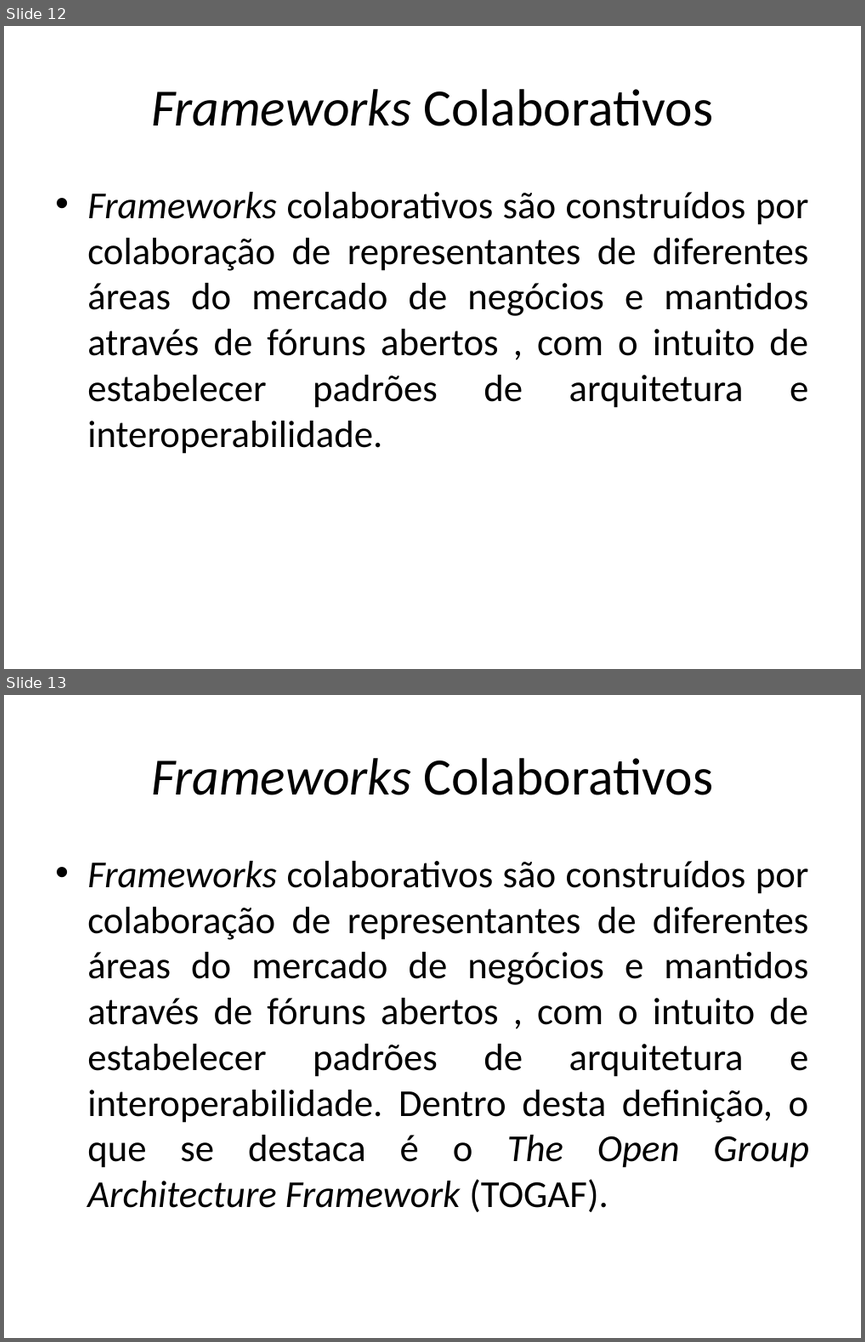
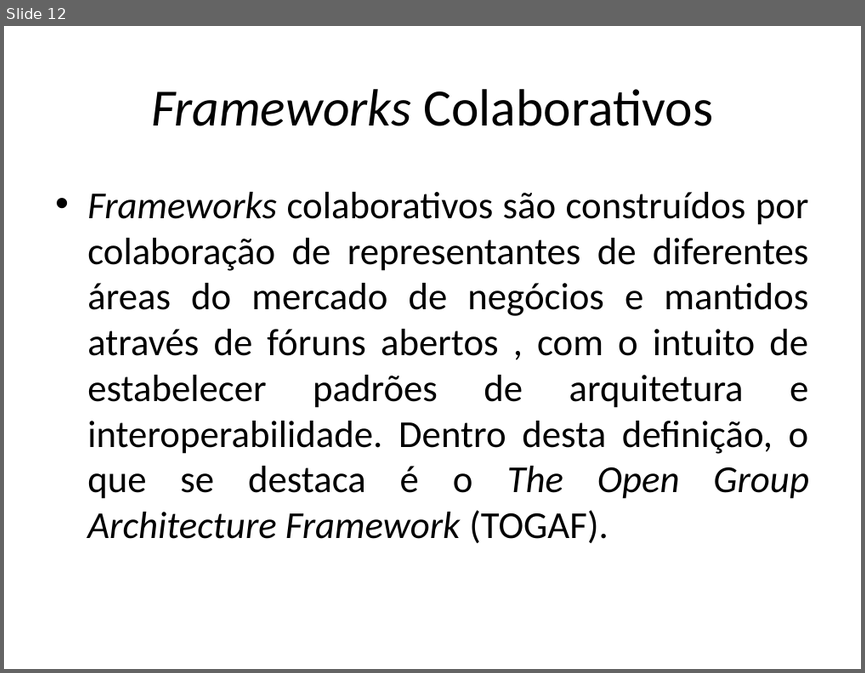
Before and after one commit to Vanzz/Educacao, a slide deck: Archimate/Curso Archimate/Curso Archimate - Aula 1.pptx. Shown one above the other, each under a label of ours: slides 12 and 13 before the commit, slide 12 after it. The pictures are 865x1342 and 865x673 pixels, drawn with LibreOffice and Linux fonts; fonts in the diff are those of the drawing. Boxes give left, top, right and bottom in pixels: in the first picture for what was removed or moved away, otherwise in the second. Text is boxed around its words. In the diff, an @@ line names an element or a change of style, - is before the commit and + after.

Commit message:
Teste

```diff
--- a/Archimate/Curso Archimate/Curso Archimate - Aula 1.pptx
+++ b/Archimate/Curso Archimate/Curso Archimate - Aula 1.pptx
@@ slide 12 removed at <box>4,26,861,669</box>, background #FFFFFF @@
@@ title removed at <box>151,89,713,126</box> @@
-Frameworks Colaborativos
@@ text removed at <box>87,192,809,454</box> @@
-• Frameworks colaborativos são construídos por colaboração de representantes de diferentes áreas do mercado de negócios e mantidos através de fóruns abertos , com o intuito de estabelecer padrões de arquitetura e interoperabilidade.
@@ what was slide 13 is now slide 12 @@
```
